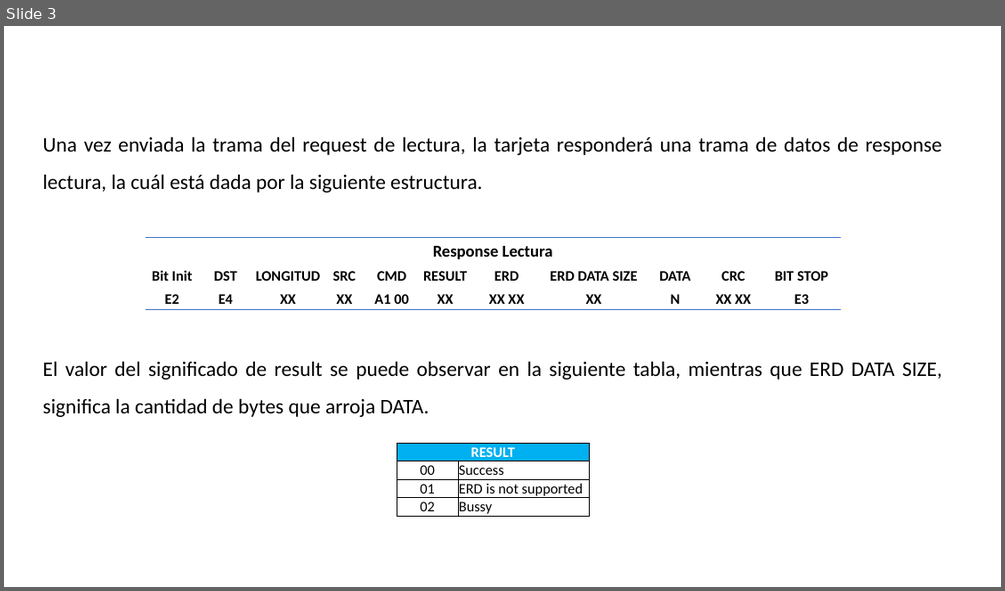
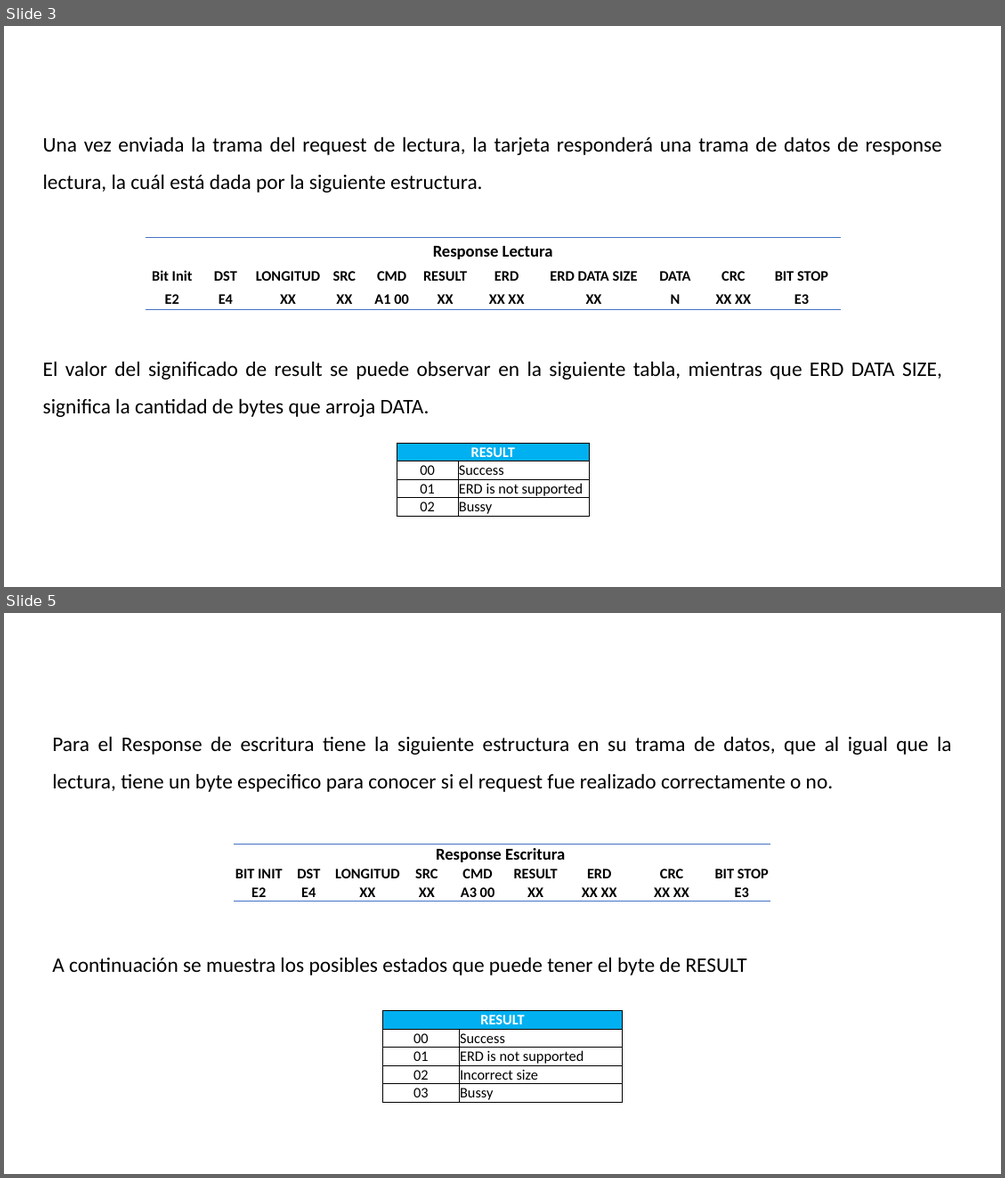
Before and after one commit to LeonelNieto/Serial-GEA, a slide deck: GEA3 Python.pptx. Shown one above the other, each under a label of ours: slide 3 before the commit, slides 3 and 5 after it; the slides between them are not shown. The pictures are 1005x591 and 1005x1178 pixels, drawn with LibreOffice and Linux fonts; fonts in the diff are those of the drawing; background and template pictures are left out. Boxes give left, top, right and bottom in pixels: in the first picture for what was removed or moved away, otherwise in the second. Text is boxed around its words. In the diff, an @@ line names an element or a change of style, - is before the commit and + after.

Commit message:
Frame datos pp

```diff
--- a/GEA3 Python.pptx
+++ b/GEA3 Python.pptx
@@ slide 5 added at [4, 613, 1001, 1174], background picture (left out); not listed: 1 template element that a slide beside it also shows @@
@@ text added at [52, 736, 952, 792], 20 pt, text #000000 @@
+Para el Response de escritura tiene la siguiente estructura en su trama de datos, que al igual que la lectura, tiene un byte especifico para conocer si el request fue realizado correctamente o no.
@@ table added at [235, 844, 772, 905], 3 rows, 9 columns @@
+Response Escritura |  |  |  |  |  |  |  | 
+BIT INIT | DST | LONGITUD | SRC | CMD | RESULT | ERD | CRC | BIT STOP
+E2 | E4 | XX | XX | A3 00 | XX | XX XX | XX XX | E3
@@ text added at [52, 957, 747, 975], 20 pt, text #000000 @@
+A continuación se muestra los posibles estados que puede tener el byte de RESULT
@@ table added at [383, 1011, 623, 1103], 5 rows, 2 columns @@
+RESULT | 
+00 | Success
+01 | ERD is not supported
+02 | Incorrect size
+03 | Bussy
```
Also in this commit, not shown: 1 slide changed, 2 other slides added, 1 slide removed.
